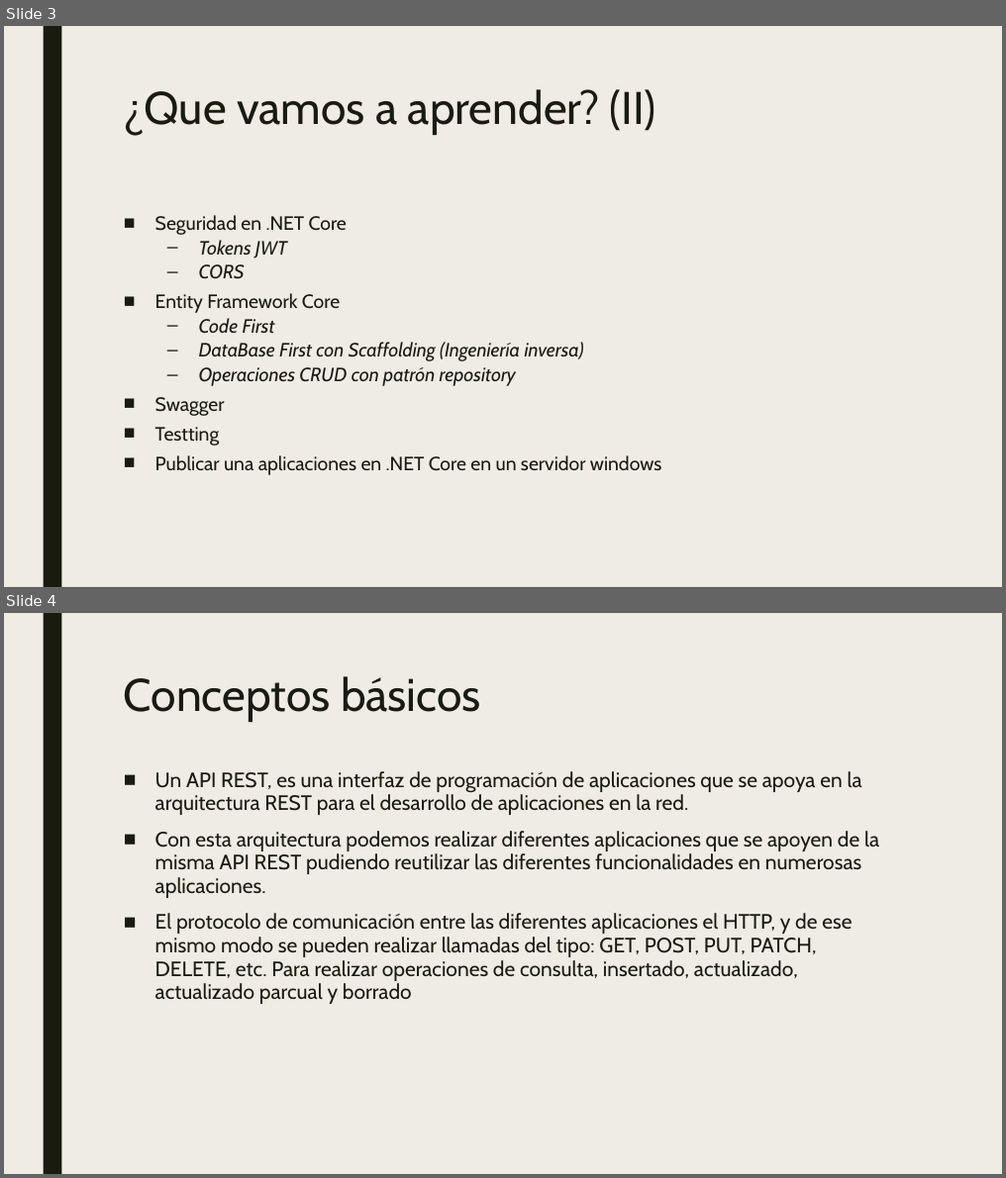
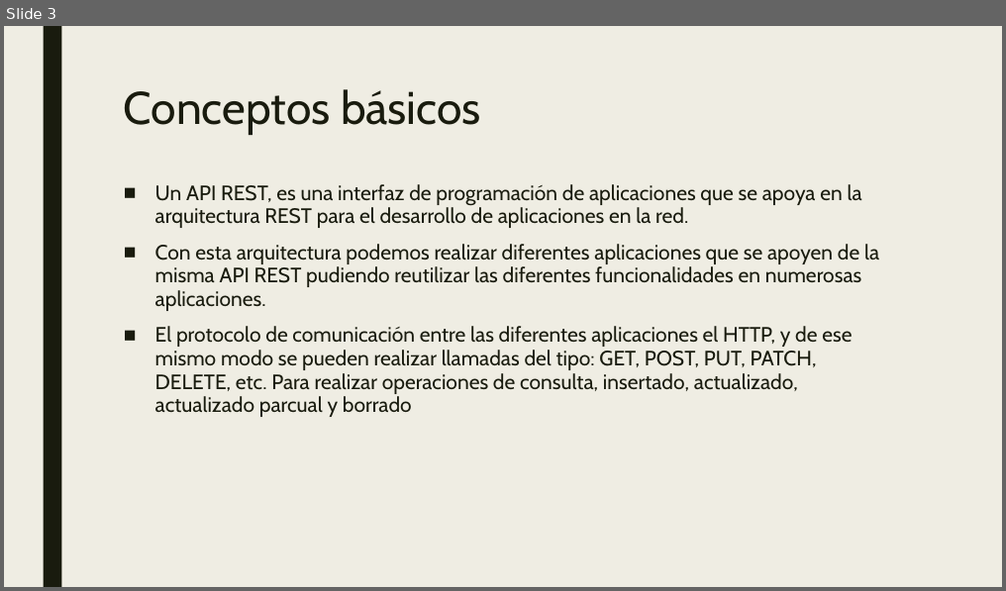
Before and after one commit to dadjh85/Demo1-Curso-.NetCore3.1, a slide deck: doc/Demo1- Curso .NET Core.pptx. Shown one above the other, each under a label of ours: slides 3 and 4 before the commit, slide 3 after it. The pictures are 1006x1178 and 1006x591 pixels, drawn with LibreOffice and Linux fonts; fonts in the diff are those of the drawing. Boxes give left, top, right and bottom in pixels: in the first picture for what was removed or moved away, otherwise in the second. Text is boxed around its words. In the diff, an @@ line names an element or a change of style, - is before the commit and + after.

```diff
--- a/doc/Demo1- Curso .NET Core.pptx
+++ b/doc/Demo1- Curso .NET Core.pptx
@@ slide 3 removed at (x1=4, y1=26, x2=1002, y2=587), background #EFEDE3; not listed: 1 template element that a slide beside it also shows @@
@@ title removed at (x1=124, y1=89, x2=656, y2=135) @@
-¿Que vamos a aprender? (II)
@@ text removed at (x1=155, y1=215, x2=662, y2=475) @@
-■ Seguridad en .NET Core
-  – Tokens JWT
-  – CORS
-■ Entity Framework Core
-  – Code First
-  – DataBase First con Scaffolding (Ingeniería inversa)
-  – Operaciones CRUD con patrón repository
-■ Swagger
-■ Testting
-■ Publicar una aplicaciones en .NET Core en un servidor windows
@@ what was slide 4 is now slide 3 @@
```
Also in this commit, not shown: 2 slides changed.
